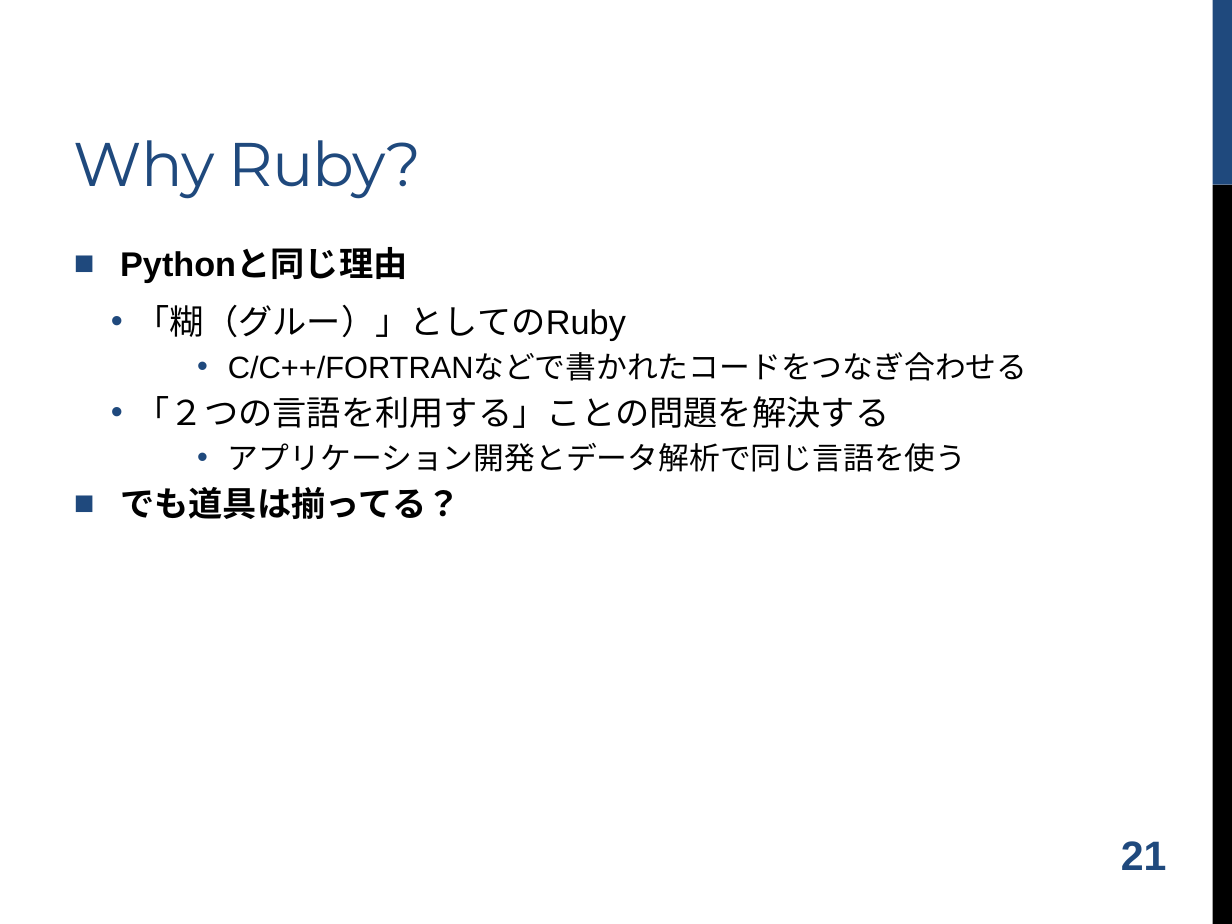
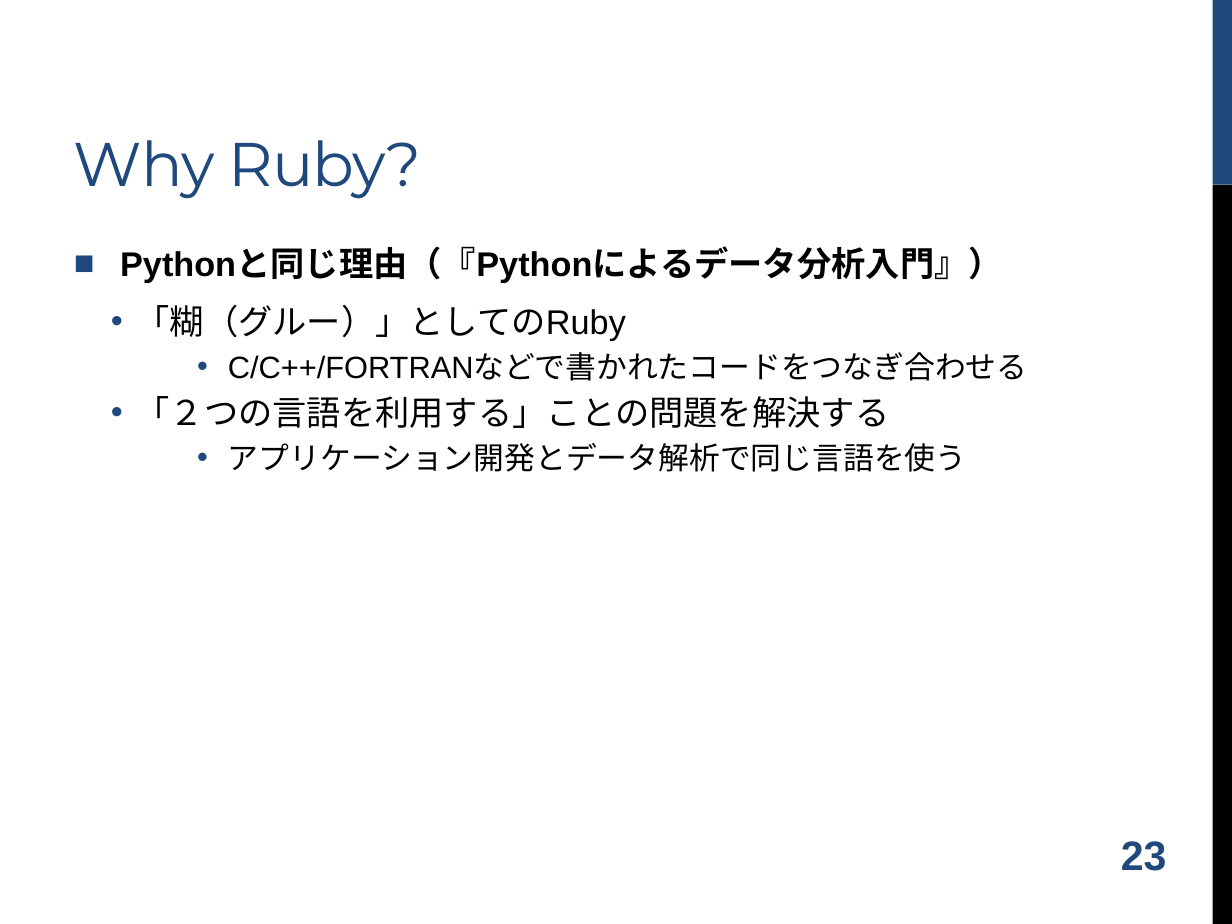
Before and after one commit to shugo/DCW2016, a slide deck: slide 24 of ruby_data_analysis.pptx (slide 22 before the commit). Drawn at 1232x924 pixels with LibreOffice and Linux fonts; fonts in the diff are those of the drawing; background and template pictures are left out. Boxes give left, top, right and bottom in pixels: in the first picture for what was removed or moved away, otherwise in the second. Text is boxed around its words. In the diff, an @@ line names an element or a change of style, - is before the commit and + after.

```diff
--- a/ruby_data_analysis.pptx
+++ b/ruby_data_analysis.pptx
@@ text at <box>120,249,1003,283</box>: text changed @@
-■ Pythonと同じ理由
+■ Pythonと同じ理由（『Pythonによるデータ分析入門』）
@@ text at <box>120,487,461,519</box>: paragraph removed @@
-■ でも道具は揃ってる？
@@ page number at <box>1121,841,1167,871</box>: text changed @@
-21
+23
```
Also in this commit, not shown: 8 other slides changed, 8 slides added, 4 slides removed, 2 other files.
